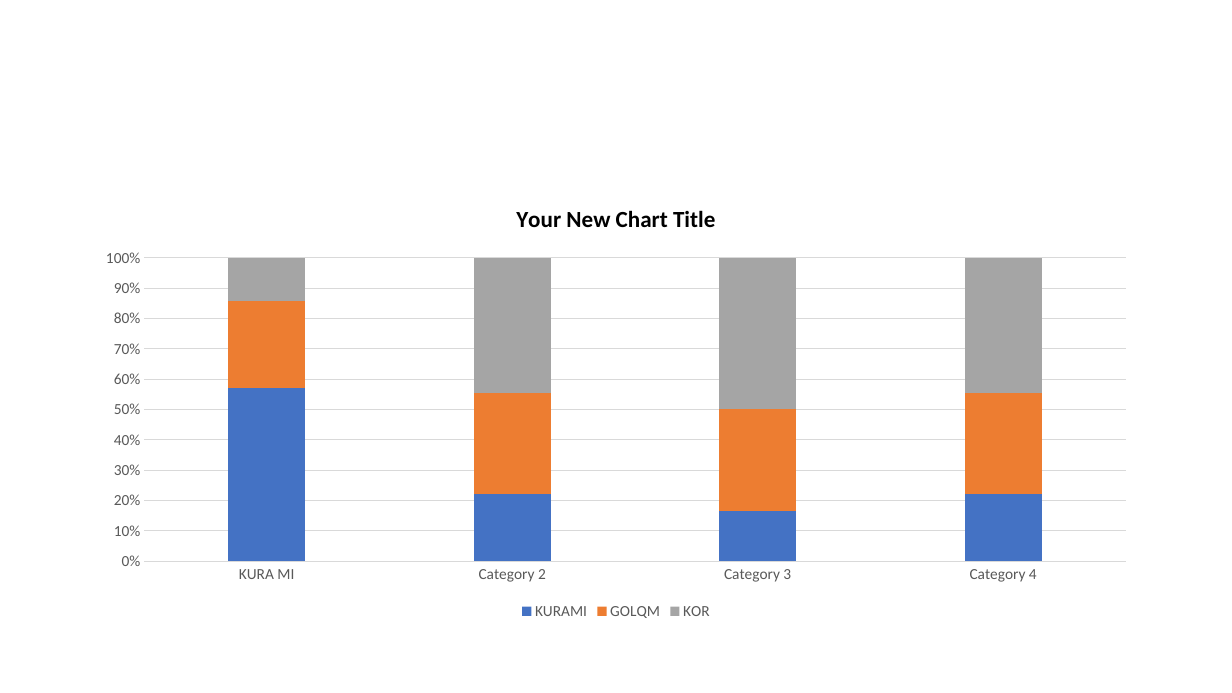
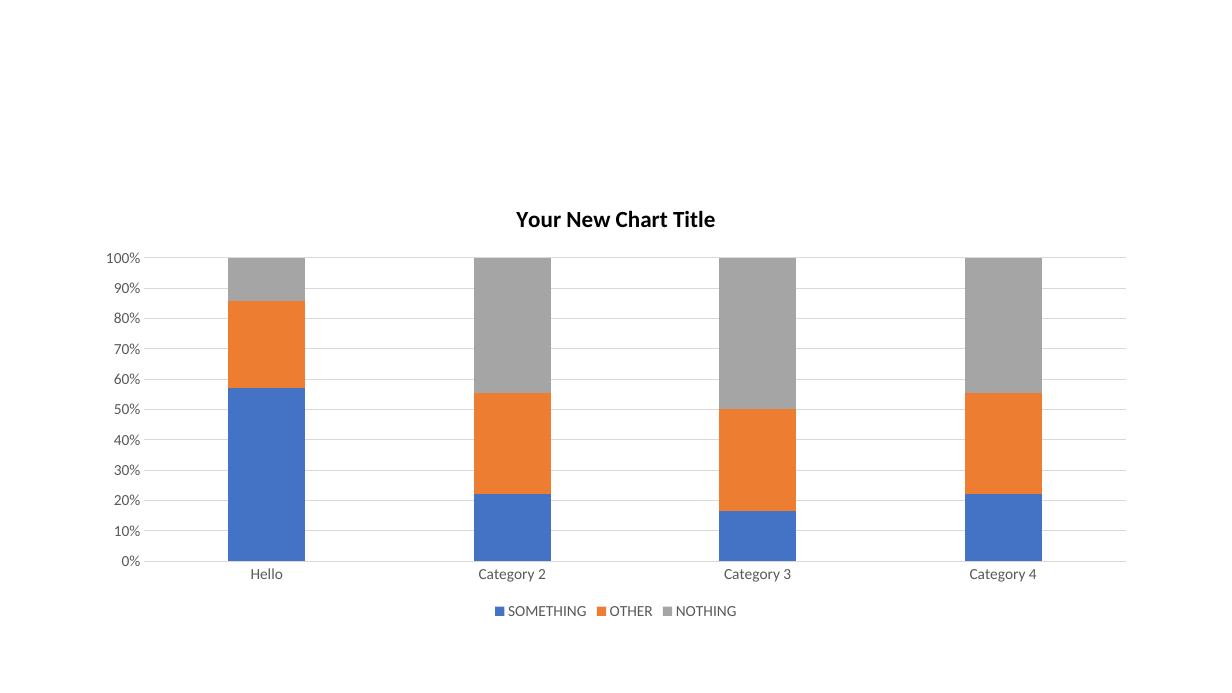
Before and after one commit to DonkoTonev/PowerPoint-Presentation-Updater, a slide deck: slide 2 of combined_updated_presentation.pptx. Drawn at 1232x693 pixels with LibreOffice and Linux fonts; fonts in the diff are those of the drawing. Boxes give left, top, right and bottom in pixels: in the first picture for what was removed or moved away, otherwise in the second. Text is boxed around its words. In the diff, an @@ line names an element or a change of style, - is before the commit and + after.

```diff
--- a/combined_updated_presentation.pptx
+++ b/combined_updated_presentation.pptx
@@ column stacked 100% chart at <box>85,185,1148,625</box> @@
-categories: KURA MI, Category 2, Category 3, Category 4
+categories: Hello, Category 2, Category 3, Category 4
-KURAMI: 57, 22, 17, 22
+SOMETHING: 57, 22, 17, 22
-GOLQM: 29, 33, 33, 33
+OTHER: 29, 33, 33, 33
-KOR: 14, 44, 50, 44
+NOTHING: 14, 44, 50, 44
```
Also in this commit, not shown: 2 other slides changed, 5 other files.
